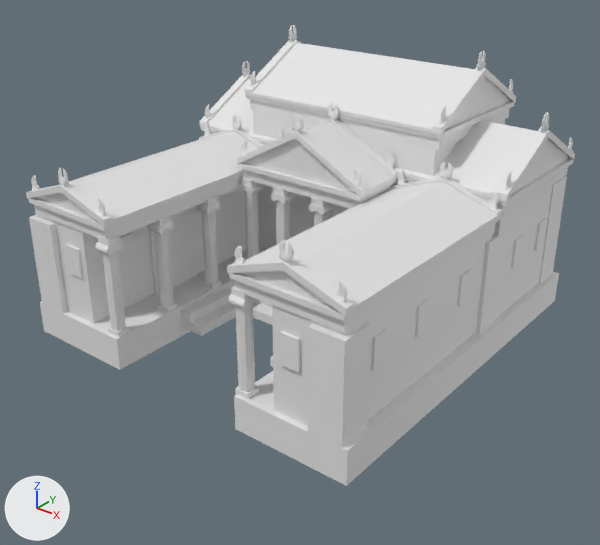
The COLLADA model art/meshes/structural/epiro/barracks.dae, before and after one commit.
Rendered twice from a 50 mm lens placed at (20.9, -26.7, 17.6), pointed at (0.3, -0.9, 1.6). Arrows for +X, +Y and +Z are at lower left; the lights stay in place. The older version comes first. Materials are left out; every surface is plain grey. Where no turn or scale is listed for an object, it has been applied to the vertices.

In view in the first picture: 'barracks'.
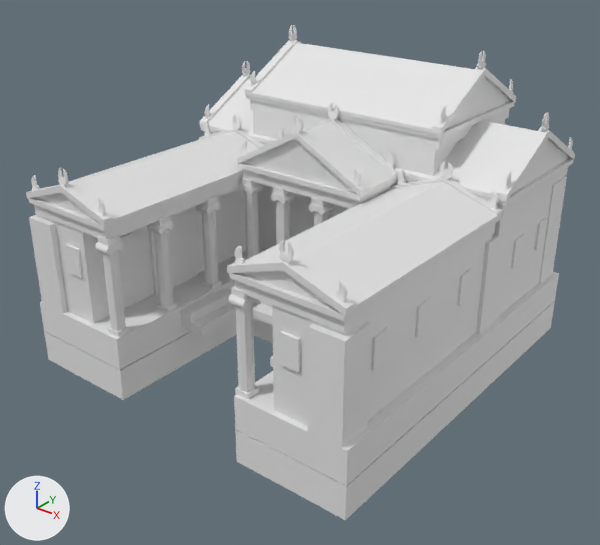
The newer file is also rescaled (x1.1) as a whole; pictures and numbers use the older file's frame.

Boxes (x1, y1, x2, y2) around the edits, measured in the pictures (600 x 545 px):
'barracks', reshaped (7% taller)
    before: (26, 25, 575, 486)
    after: (26, 25, 575, 520)
part 1 of me_cubo_4819, added
    after: (44, 301, 555, 520)

The change, as a diff of the scene's bpy script:
```diff
--- a/art/meshes/structural/epiro/barracks.dae.py
+++ b/art/meshes/structural/epiro/barracks.dae.py
@@ me_cubo_4819 @@
 # used by ob_barracks; location = (0.0, 0.0, 0.0)
-me_cubo_4819.from_pydata(...)  # 3014 vertices, 5496 faces; spans x -8.3..8.3, y -8.5..9.5, z -1.1..10.8
+me_cubo_4819.from_pydata(...)  # 3042 vertices, 5524 faces; spans x -8.3..8.3, y -8.5..9.5, z -2.6..10.8
+# me_cubo_4819 part 1: a new loose piece of 28 vertices spanning x -8.3..8.3, y -8.5..8.6, z -2.6..-1.1
+# other edits to the shape of me_cubo_4819 do not show in these pictures
```
